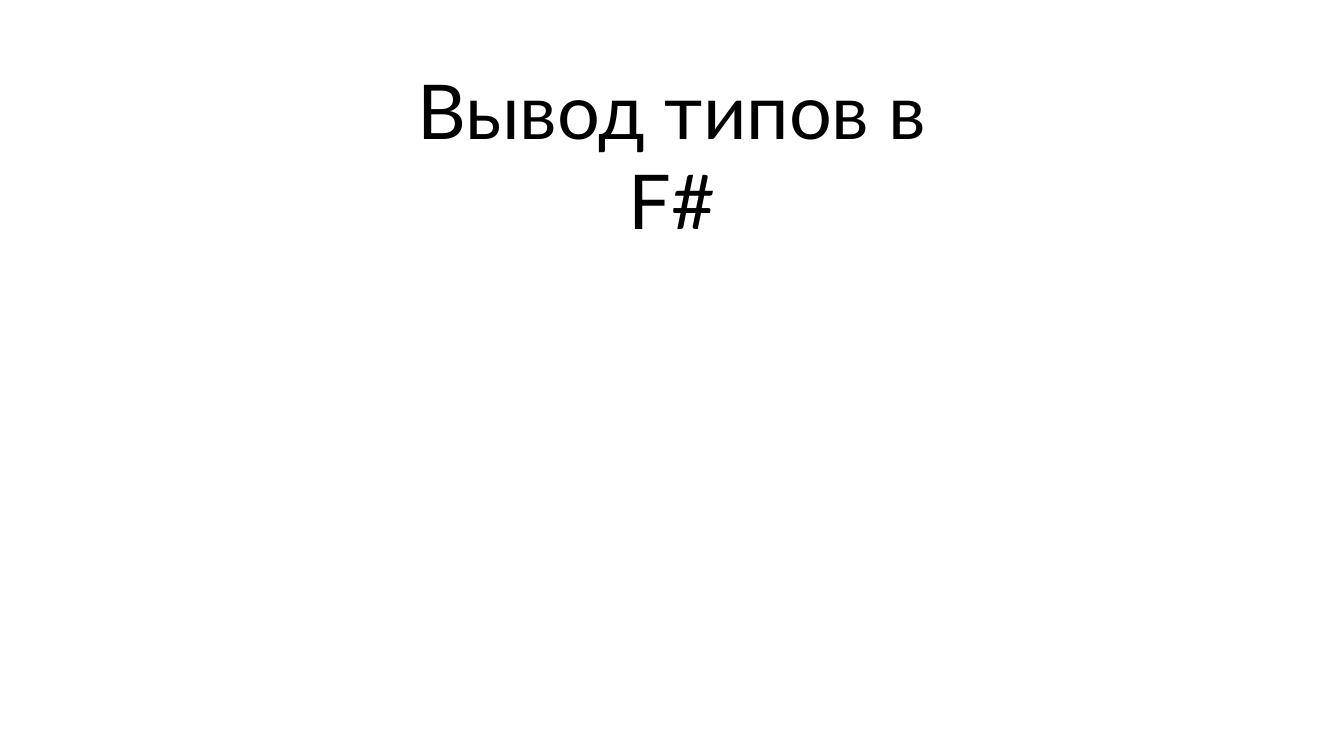
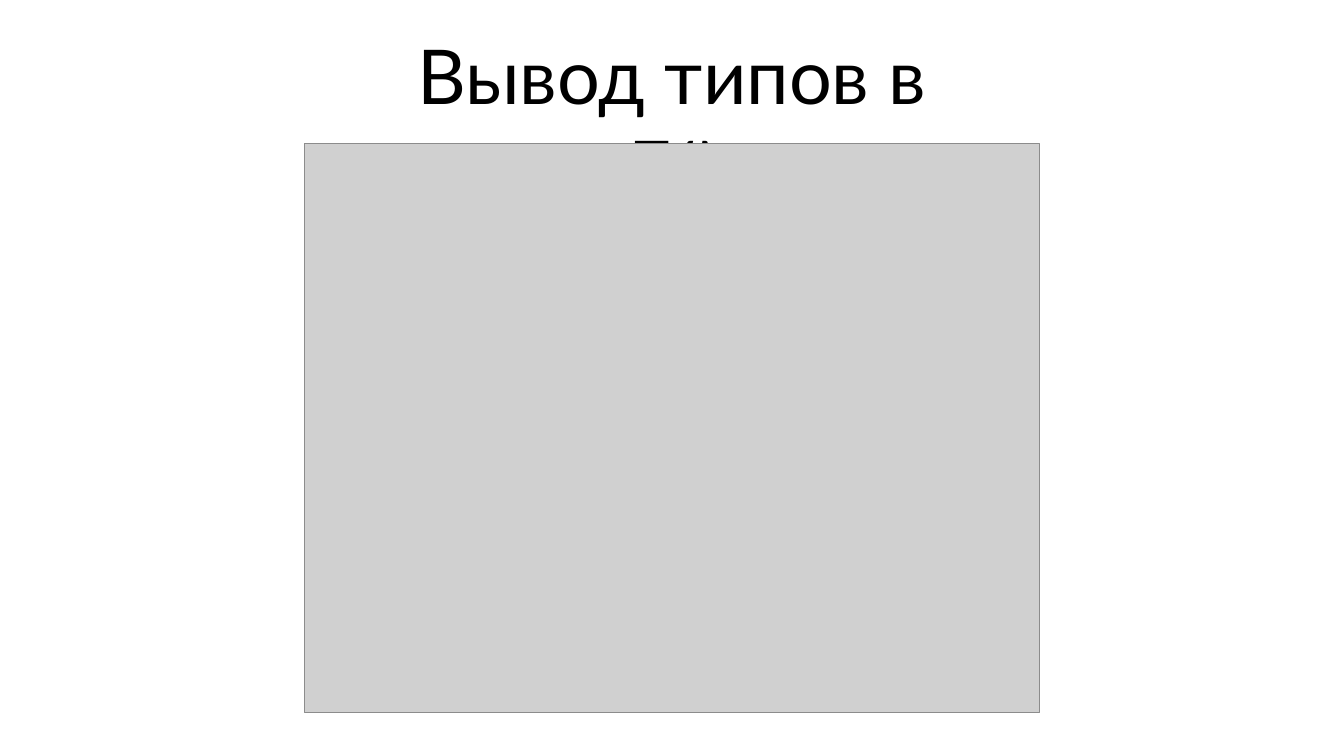
Before and after one commit to Dolfik1/Presentations, a slide deck: slide 45 of 22-09-2018-it-meetup4/Introduction to FSharp.pptx (slide 34 before the commit). Drawn at 1344x756 pixels with LibreOffice and Linux fonts; fonts in the diff are those of the drawing; grey boxes stand for pictures. Boxes give left, top, right and bottom in pixels: in the first picture for what was removed or moved away, otherwise in the second. Text is boxed around its words. In the diff, an @@ line names an element or a change of style, - is before the commit and + after.

```diff
--- a/22-09-2018-it-meetup4/Introduction to FSharp.pptx
+++ b/22-09-2018-it-meetup4/Introduction to FSharp.pptx
@@ text "Вывод типов в F#" rewrapped from bbox=[417, 84, 926, 229] to bbox=[417, 49, 926, 144] @@
@@ picture added at bbox=[304, 143, 1040, 713] @@
```
Also in this commit, not shown: 15 other slides changed, 33 slides added, 6 slides removed.
